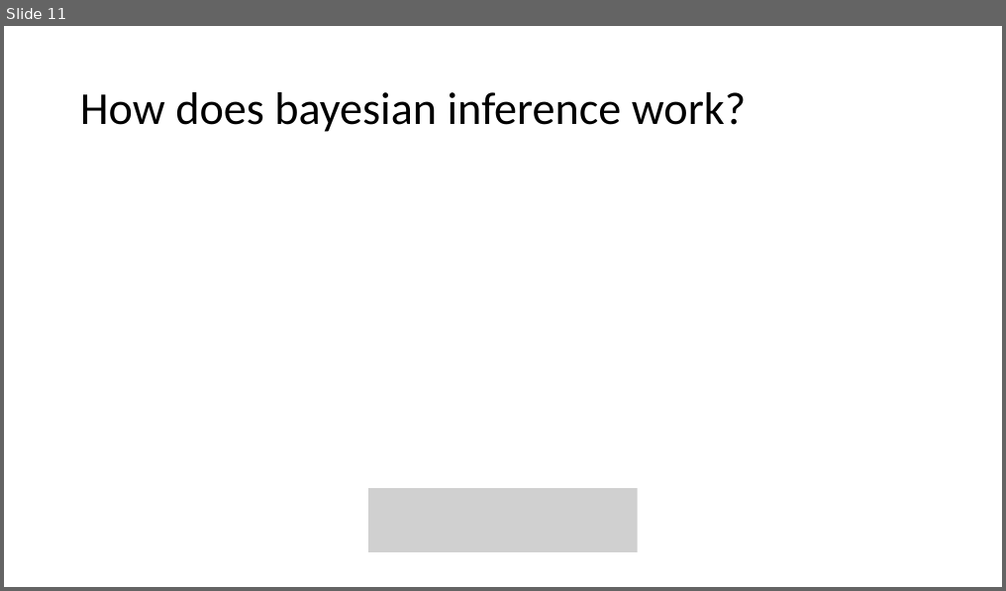
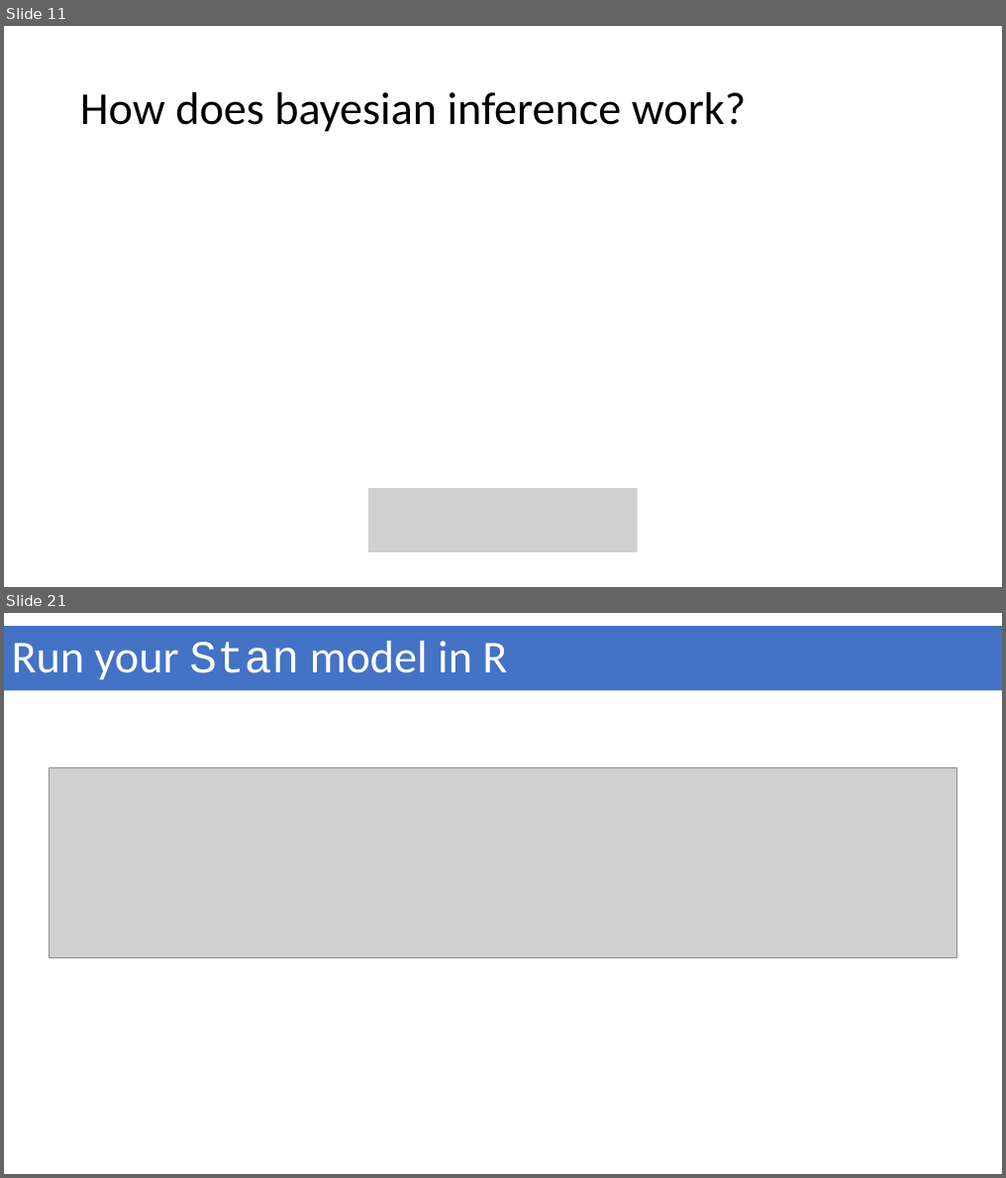
Before and after one commit to geek-lunch/workshops, a slide deck: Intro_to_bayesian/bayesian_stats_with_stan_and_brms.pptx. Shown one above the other, each under a label of ours: slide 11 before the commit, slides 11 and 21 after it; the slides between them are not shown. The pictures are 1006x591 and 1006x1178 pixels, drawn with LibreOffice and Linux fonts; fonts in the diff are those of the drawing; grey boxes stand for pictures. Boxes give left, top, right and bottom in pixels: in the first picture for what was removed or moved away, otherwise in the second. Text is boxed around its words. In the diff, an @@ line names an element or a change of style, - is before the commit and + after.

```diff
--- a/Intro_to_bayesian/bayesian_stats_with_stan_and_brms.pptx
+++ b/Intro_to_bayesian/bayesian_stats_with_stan_and_brms.pptx
@@ slide 21 added at bbox=[4, 613, 1002, 1174], background #FFFFFF @@
@@ rectangle added at bbox=[4, 626, 1002, 690], fill #4472C4, 44 pt, text #FFFFFF @@
+Run your Stan model in R
@@ picture added at bbox=[49, 768, 957, 959] @@
```
Also in this commit, not shown: 9 other slides added.
